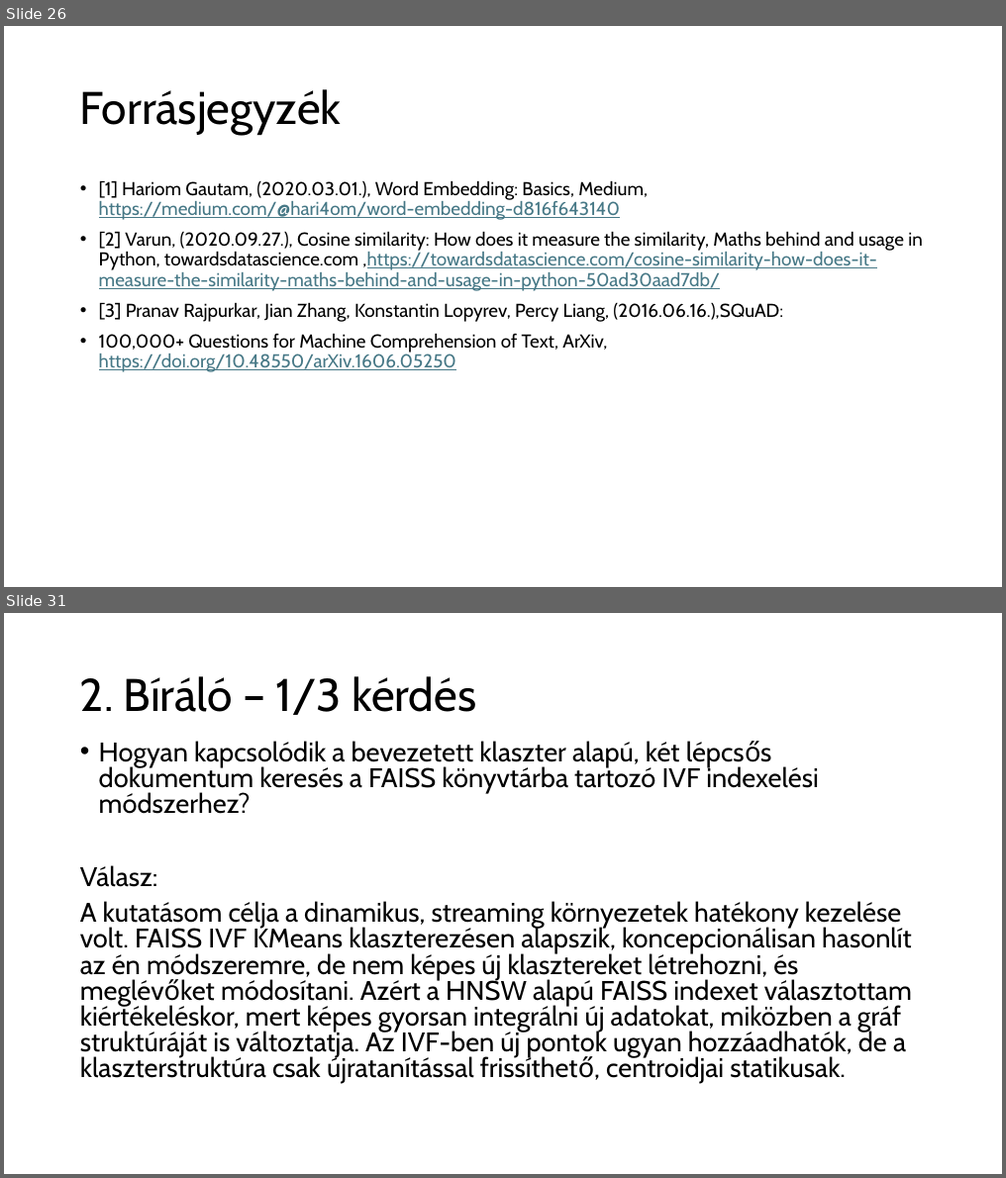
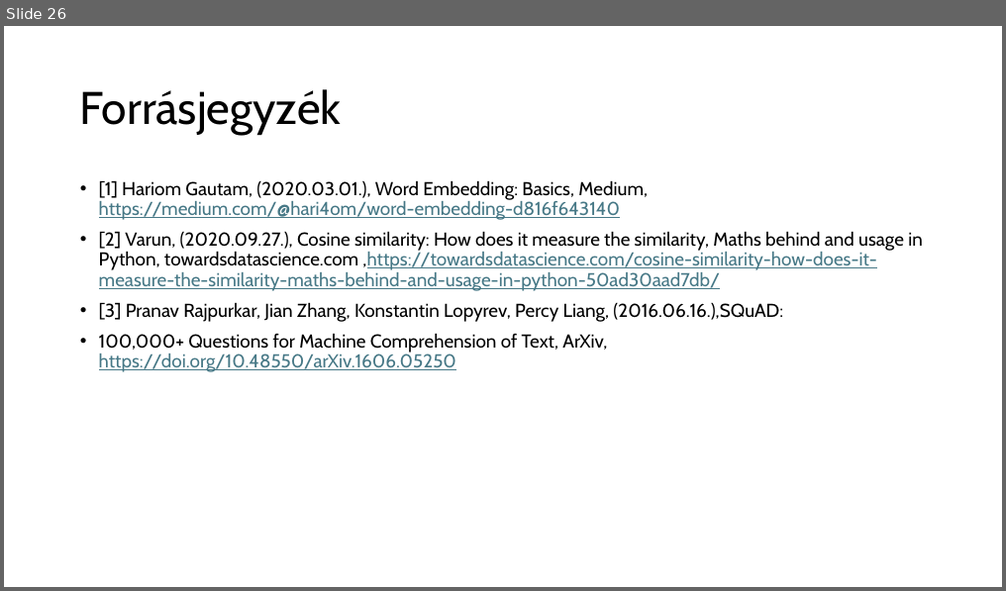
Before and after one commit to czotterbenedek/szakdoga_tdk, a slide deck: szakdoga/szakdolgozat_vedes.pptx. Shown one above the other, each under a label of ours: slides 26 and 31 before the commit, slide 26 after it; the slides between them are not shown. The pictures are 1006x1178 and 1006x591 pixels, drawn with LibreOffice and Linux fonts; fonts in the diff are those of the drawing. Boxes give left, top, right and bottom in pixels: in the first picture for what was removed or moved away, otherwise in the second. Text is boxed around its words. In the diff, an @@ line names an element or a change of style, - is before the commit and + after.

```diff
--- a/szakdoga/szakdolgozat_vedes.pptx
+++ b/szakdoga/szakdolgozat_vedes.pptx
@@ slide 31 removed at (4,613,1002,1174), background #FFFFFF @@
@@ title removed at (80,676,476,715) @@
-2. Bíráló – 1/3 kérdés
@@ text removed at (80,741,912,1083) @@
-• Hogyan kapcsolódik a bevezetett klaszter alapú, két lépcsős dokumentum keresés a FAISS könyvtárba tartozó IVF indexelési módszerhez?
-Válasz:
-A kutatásom célja a dinamikus, streaming környezetek hatékony kezelése volt. FAISS IVF KMeans klaszterezésen alapszik, koncepcionálisan hasonlít az én módszeremre, de nem képes új klasztereket létrehozni, és meglévőket módosítani. Azért a HNSW alapú FAISS indexet választottam kiértékeléskor, mert képes gyorsan integrálni új adatokat, miközben a gráf struktúráját is változtatja. Az IVF-ben új pontok ugyan hozzáadhatók, de a klaszterstruktúra csak újratanítással frissíthető, centroidjai statikusak.
```
Also in this commit, not shown: 21 slides changed, 6 other slides removed.
